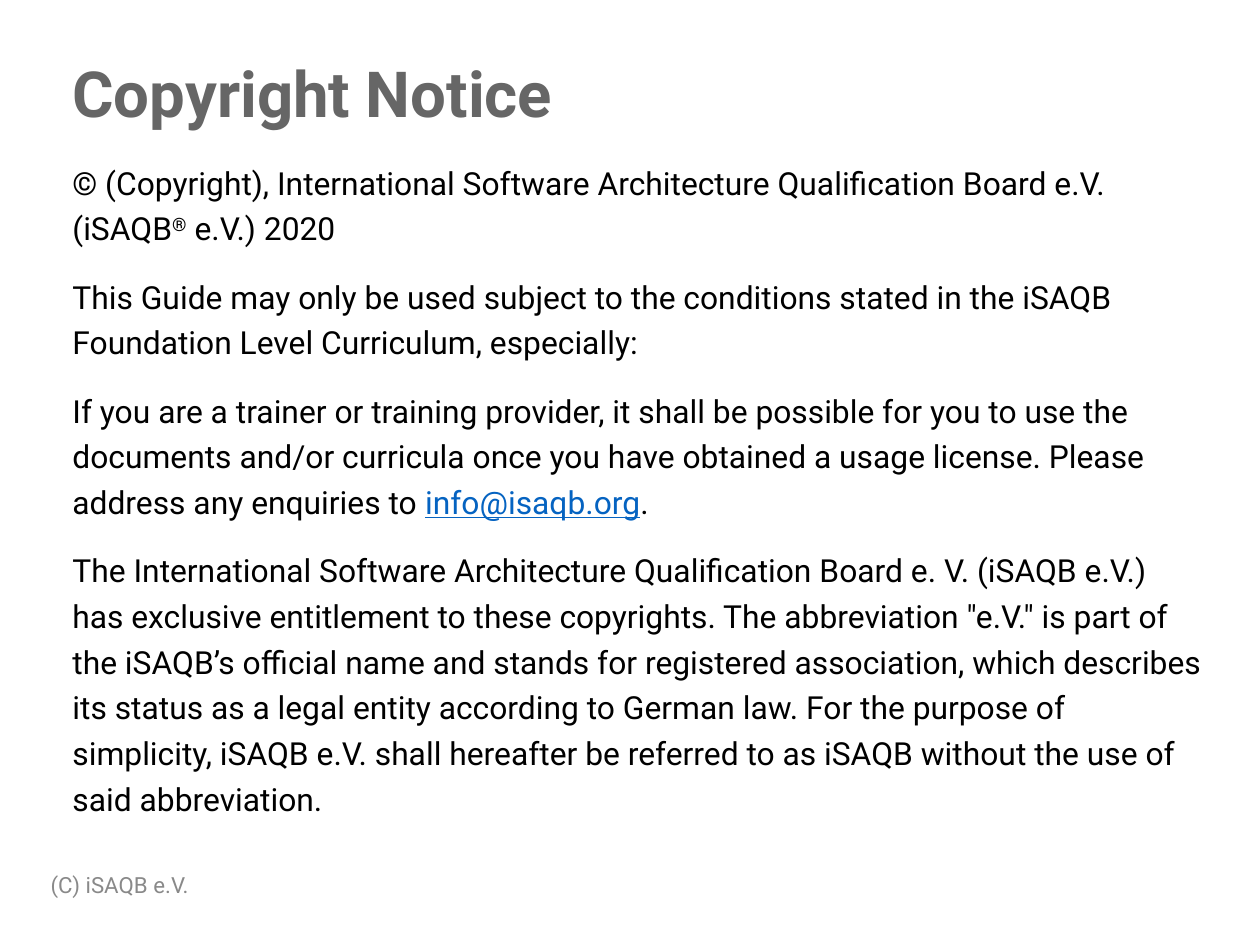
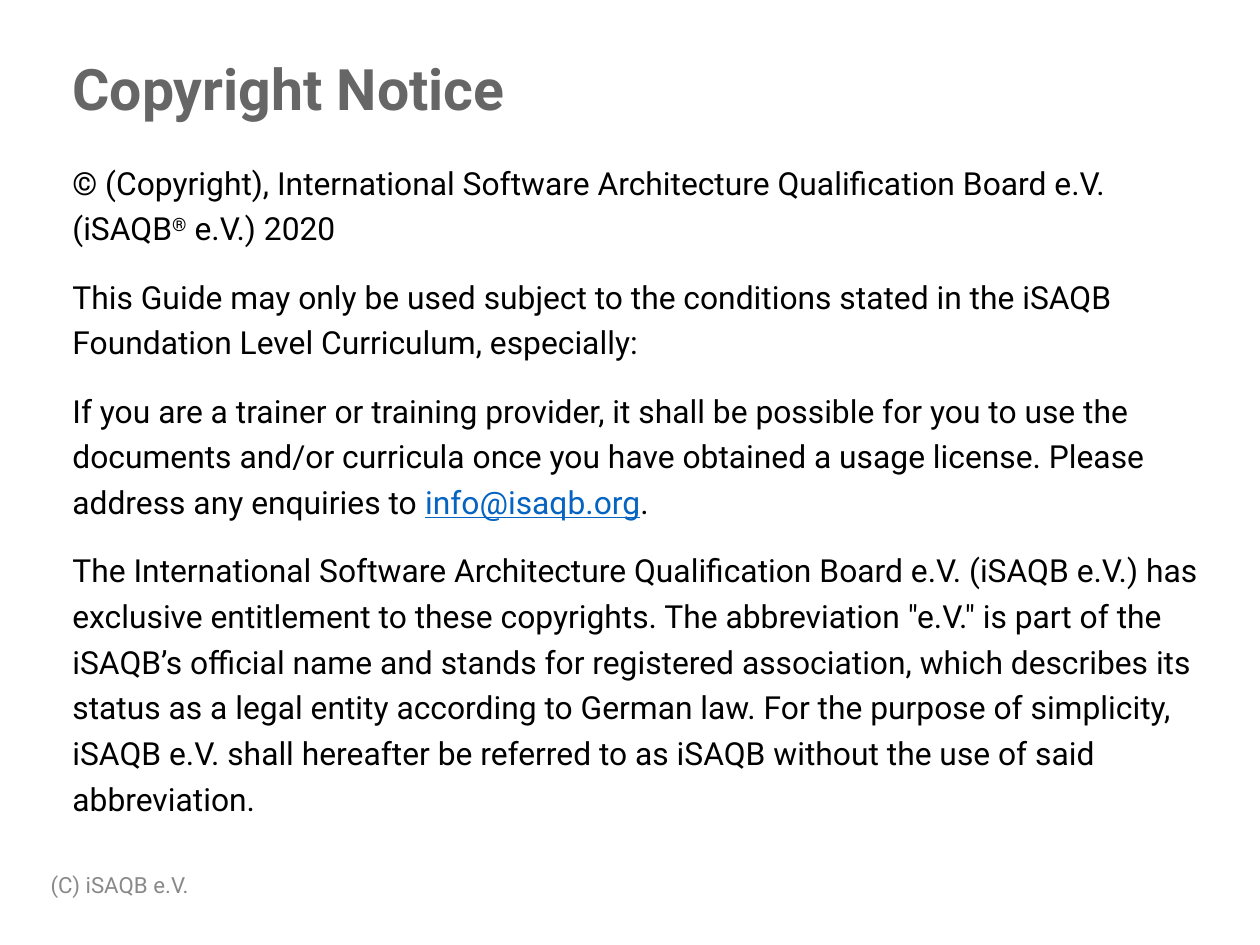
Before and after one commit to isaqb-org/examination-foundation, a slide deck: slide 2 of raw/examination_guide/Examination-Guide-EN.pptx. Drawn at 1260x945 pixels with LibreOffice and Linux fonts; fonts in the diff are those of the drawing; background and template pictures are left out. Boxes give left, top, right and bottom in pixels: in the first picture for what was removed or moved away, otherwise in the second. Text is boxed around its words. In the diff, an @@ line names an element or a change of style, - is before the commit and + after.

```diff
--- a/raw/examination_guide/Examination-Guide-EN.pptx
+++ b/raw/examination_guide/Examination-Guide-EN.pptx
@@ title "Copyright Notice" at [72, 67, 505, 122]: size 40 to 36 pt @@
@@ text at [72, 556, 1197, 766]: spaces changed @@
-The International Software Architecture Qualification Board e. V. (iSAQB e.V.) has exclusive entitlement to these copyrights. The abbreviation "e.V." is part of the iSAQB’s official name and stands for registered association, which describes its status as a legal entity according to German law. For the purpose of simplicity, iSAQB e.V. shall hereafter be referred to as iSAQB without the use of said abbreviation.
+The International Software Architecture Qualification Board e.V. (iSAQB e.V.) has exclusive entitlement to these copyrights. The abbreviation "e.V." is part of the iSAQB’s official name and stands for registered association, which describes its status as a legal entity according to German law. For the purpose of simplicity, iSAQB e.V. shall hereafter be referred to as iSAQB without the use of said abbreviation.
```
Also in this commit, not shown: 8 other slides changed, 16 slides added, 3 slides removed, 1 other file.
